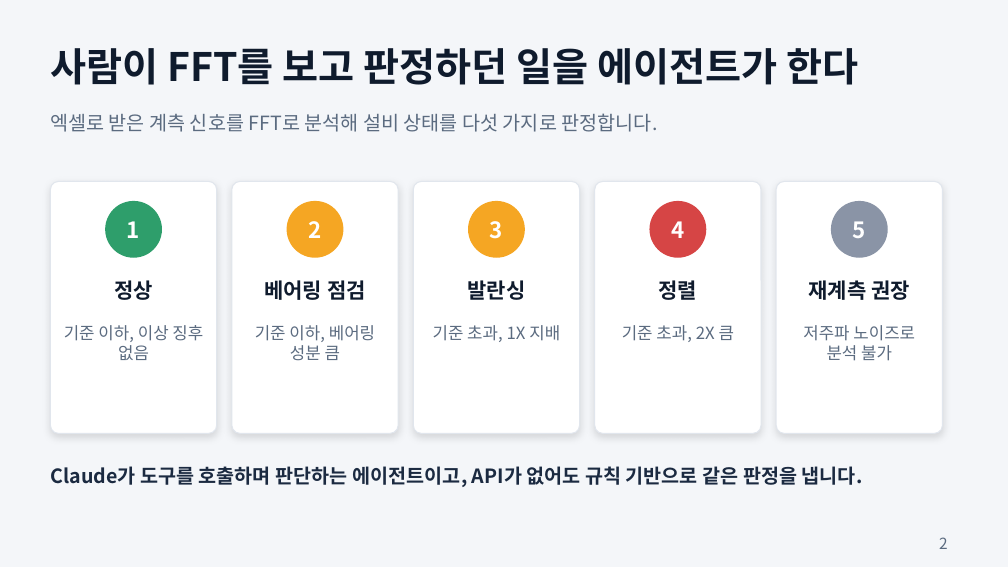
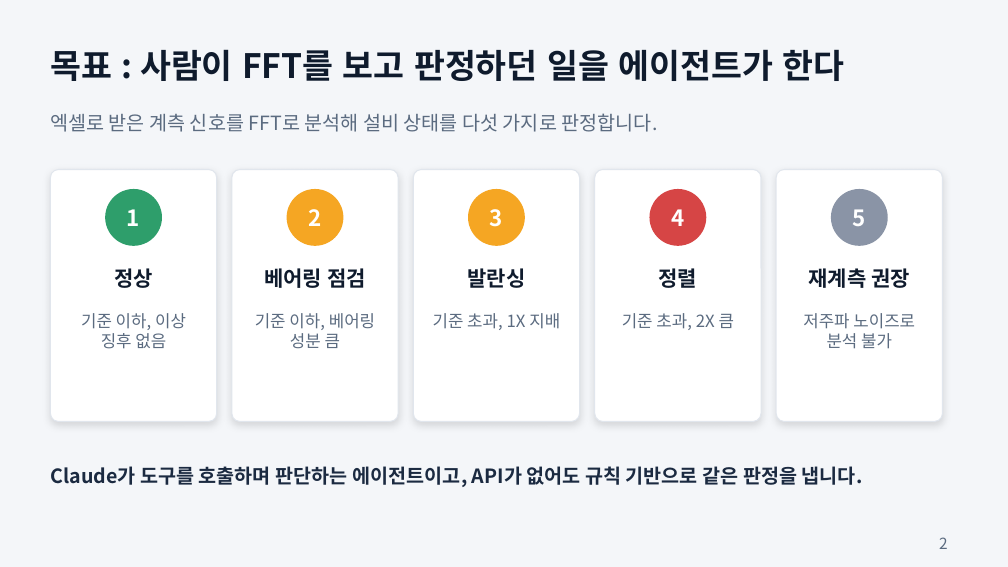
Before and after one commit to njpark22-eng/test, a slide deck: slide 2 of vibe-agent-demo-1.pptx. Drawn at 1008x567 pixels with LibreOffice and Linux fonts; fonts in the diff are those of the drawing. Boxes give left, top, right and bottom in pixels: in the first picture for what was removed or moved away, otherwise in the second. Text is boxed around its words. In the diff, an @@ line names an element or a change of style, - is before the commit and + after.

```diff
--- a/vibe-agent-demo-1.pptx
+++ b/vibe-agent-demo-1.pptx
@@ text at (x1=50, y1=49, x2=845, y2=81): text changed; size 28 to 24 pt @@
-사람이 FFT를 보고 판정하던 일을 에이전트가 한다
+목표 : 사람이 FFT를 보고 판정하던 일을 에이전트가 한다
@@ 10 texts, 5 rounded rectangles, 5 ellipses moved together from (x1=50, y1=181, x2=942, y2=433) to (x1=50, y1=169, x2=942, y2=421) @@
@@ text at (x1=81, y1=313, x2=186, y2=349): text changed @@
-기준 이하, 이상 징후 없음
+기준 이하, 이상
+징후 없음
@@ 4 texts moved together from (x1=255, y1=325, x2=915, y2=361) to (x1=255, y1=313, x2=915, y2=349) @@
```
Also in this commit, not shown: 10 other slides changed, 1 slide added.
